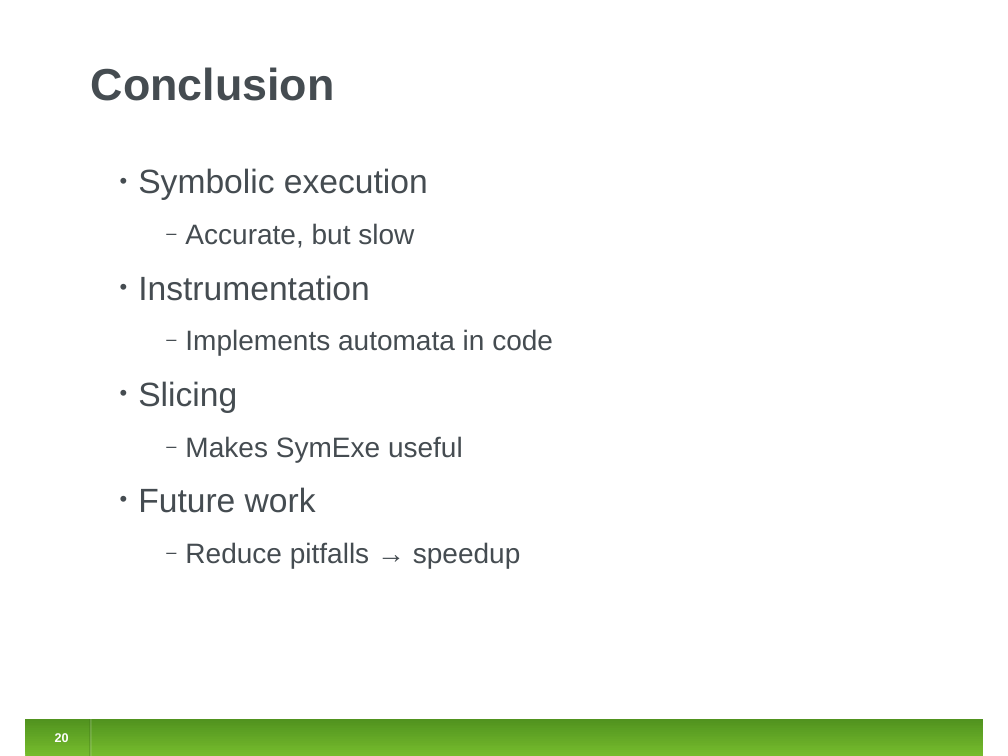
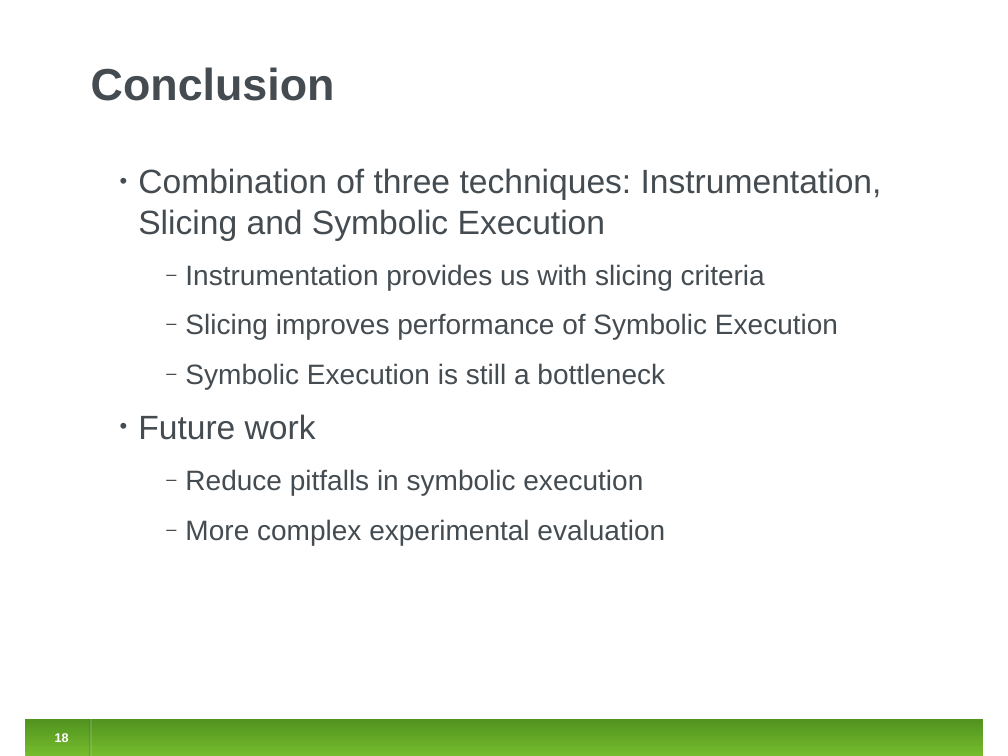
Before and after one commit to jirislaby/writings, a slide deck: slide 18 of presentations/fmics2012.odp (slide 20 before the commit). Drawn at 1008x756 pixels with LibreOffice and Linux fonts; fonts in the diff are those of the drawing. Boxes give left, top, right and bottom in pixels: in the first picture for what was removed or moved away, otherwise in the second. Text is boxed around its words. In the diff, an @@ line names an element or a change of style, - is before the commit and + after.

```diff
--- a/presentations/fmics2012.odp
+++ b/presentations/fmics2012.odp
@@ text at box(138, 168, 882, 389): text changed @@
-• Symbolic execution
-  ‒ Accurate, but slow
-• Instrumentation
-  ‒ Implements automata in code
-• Slicing
-  ‒ Makes SymExe useful
+• Combination of three techniques: Instrumentation, Slicing and Symbolic Execution
+  ‒ Instrumentation provides us with slicing criteria
+  ‒ Slicing improves performance of Symbolic Execution
+  ‒ Symbolic Execution is still a bottleneck
@@ text at box(185, 469, 665, 545): text changed @@
-  ‒ Reduce pitfalls → speedup
+  ‒ Reduce pitfalls in symbolic execution
+  ‒ More complex experimental evaluation
@@ page number at box(55, 733, 69, 742): text changed @@
-20
+18
```
Also in this commit, not shown: 8 other slides changed, 8 slides added, 10 slides removed.
